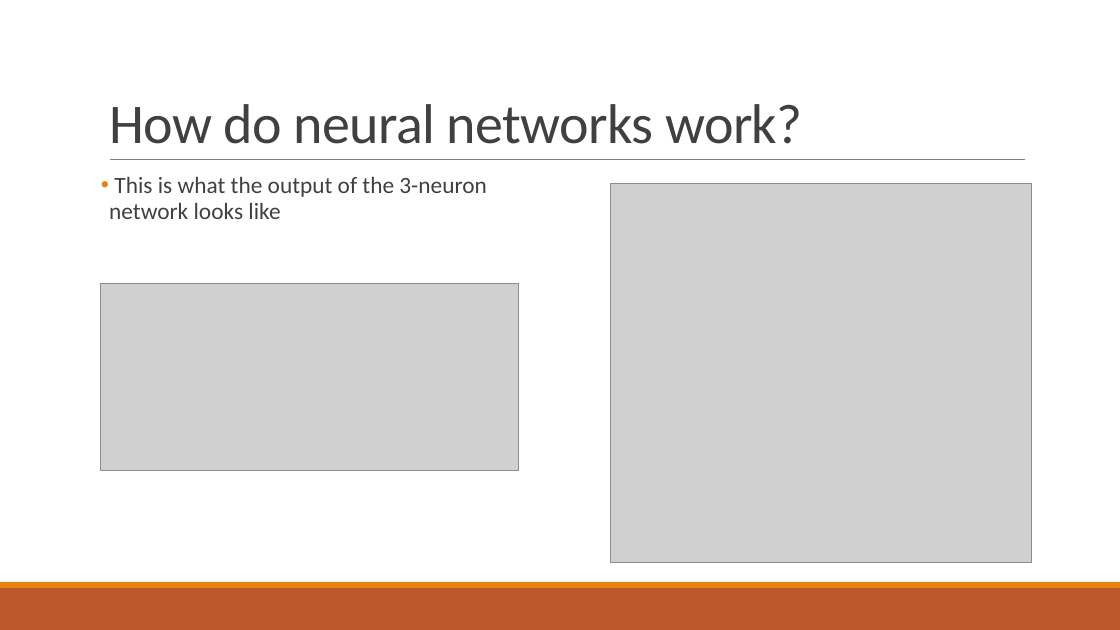
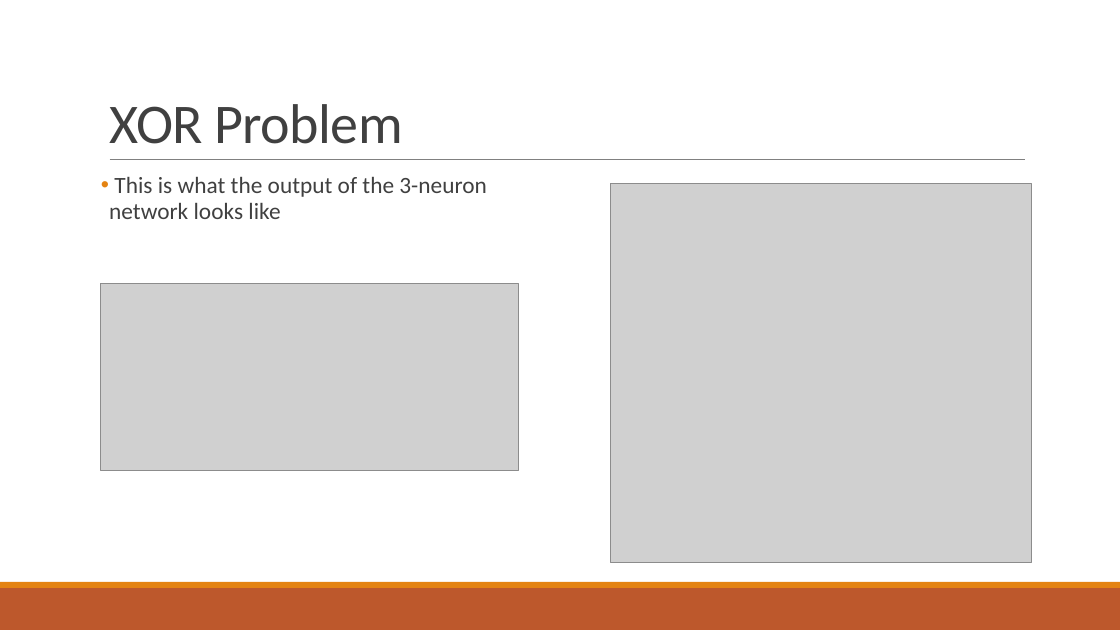
Before and after one commit to santacml/Keras_Talk_IEEE, a slide deck: slide 17 of Talk Files/Yet Another Neural Network Intro (YANNI).pptx. Drawn at 1120x630 pixels with LibreOffice and Linux fonts; fonts in the diff are those of the drawing; grey boxes stand for pictures. Boxes give left, top, right and bottom in pixels: in the first picture for what was removed or moved away, otherwise in the second. Text is boxed around its words. In the diff, an @@ line names an element or a change of style, - is before the commit and + after.

```diff
--- a/Talk Files/Yet Another Neural Network Intro (YANNI).pptx
+++ b/Talk Files/Yet Another Neural Network Intro (YANNI).pptx
@@ title at (109,104,402,144): text changed @@
-How do neural networks work?
+XOR Problem
```
Also in this commit, not shown: 14 other slides changed, 4 slides added.
